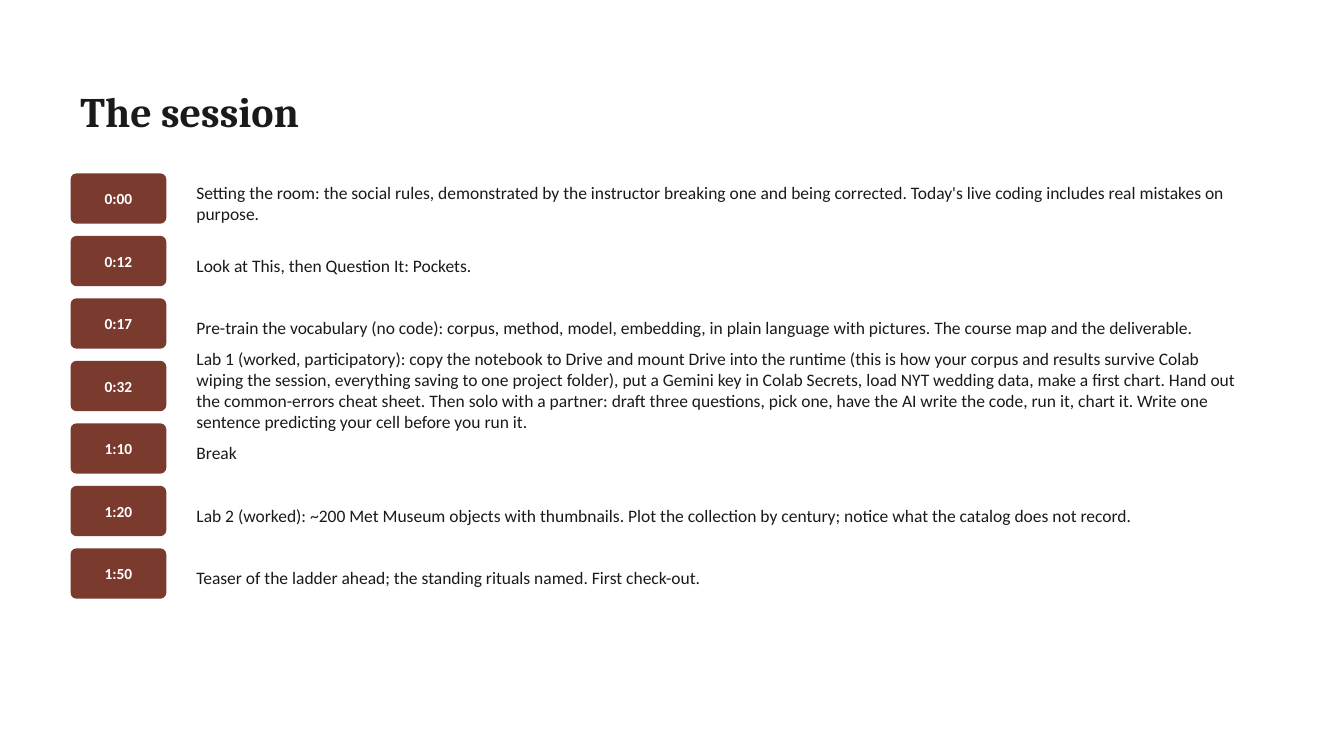
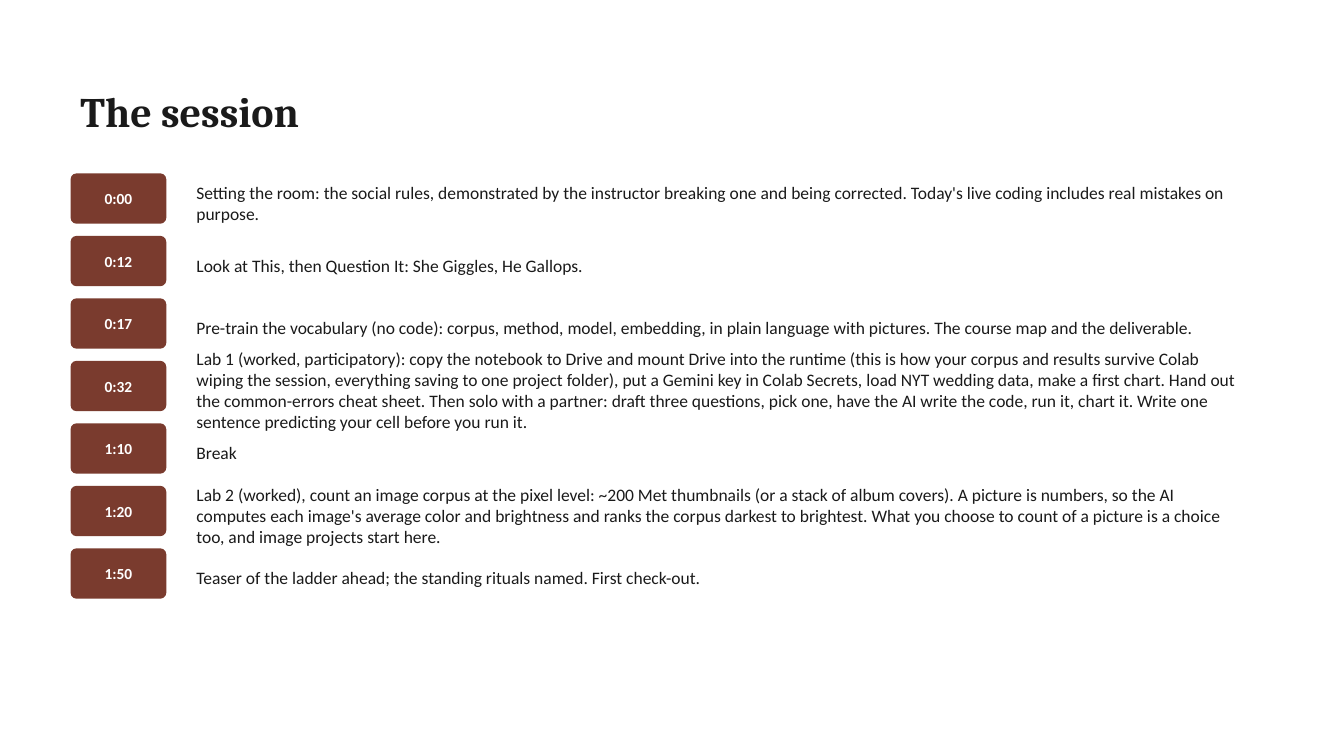
Before and after one commit to lucianli123/culture-as-data-2026, a slide deck: slide 5 of slides/pptx/week-01.pptx. Drawn at 1344x756 pixels with LibreOffice and Linux fonts; fonts in the diff are those of the drawing. Boxes give left, top, right and bottom in pixels: in the first picture for what was removed or moved away, otherwise in the second. Text is boxed around its words. In the diff, an @@ line names an element or a change of style, - is before the commit and + after.

```diff
--- a/slides/pptx/week-01.pptx
+++ b/slides/pptx/week-01.pptx
@@ text at (x1=196, y1=260, x2=583, y2=275): text changed @@
-Look at This, then Question It: Pockets.
+Look at This, then Question It: She Giggles, He Gallops.
@@ text at (x1=196, y1=488, x2=1220, y2=546): text changed @@
-Lab 2 (worked): ~200 Met Museum objects with thumbnails. Plot the collection by century; notice what the catalog does not record.
+Lab 2 (worked), count an image corpus at the pixel level: ~200 Met thumbnails (or a stack of album covers). A picture is numbers, so the AI computes each image's average color and brightness and ranks the corpus darkest to brightest. What you choose to count of a picture is a choice too, and image projects start here.
```
Also in this commit, not shown: 3 other slides changed, 50 other files.
